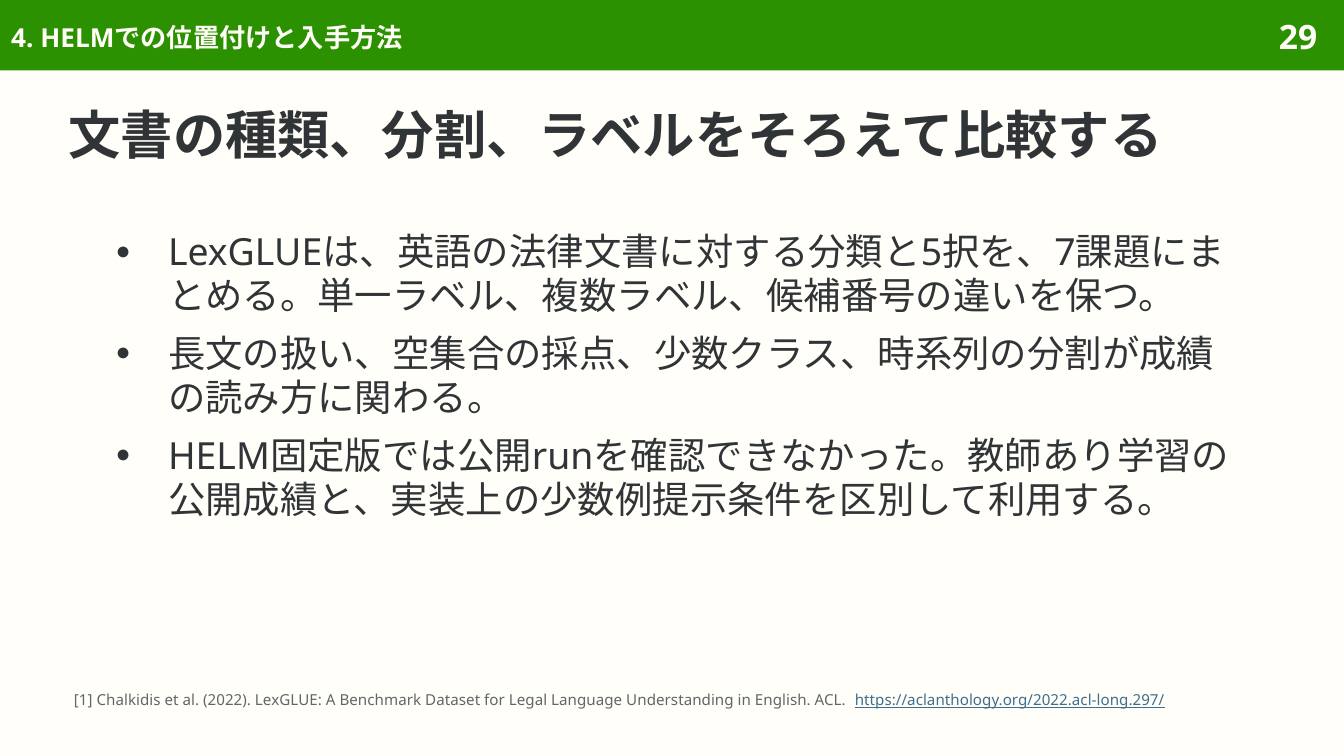
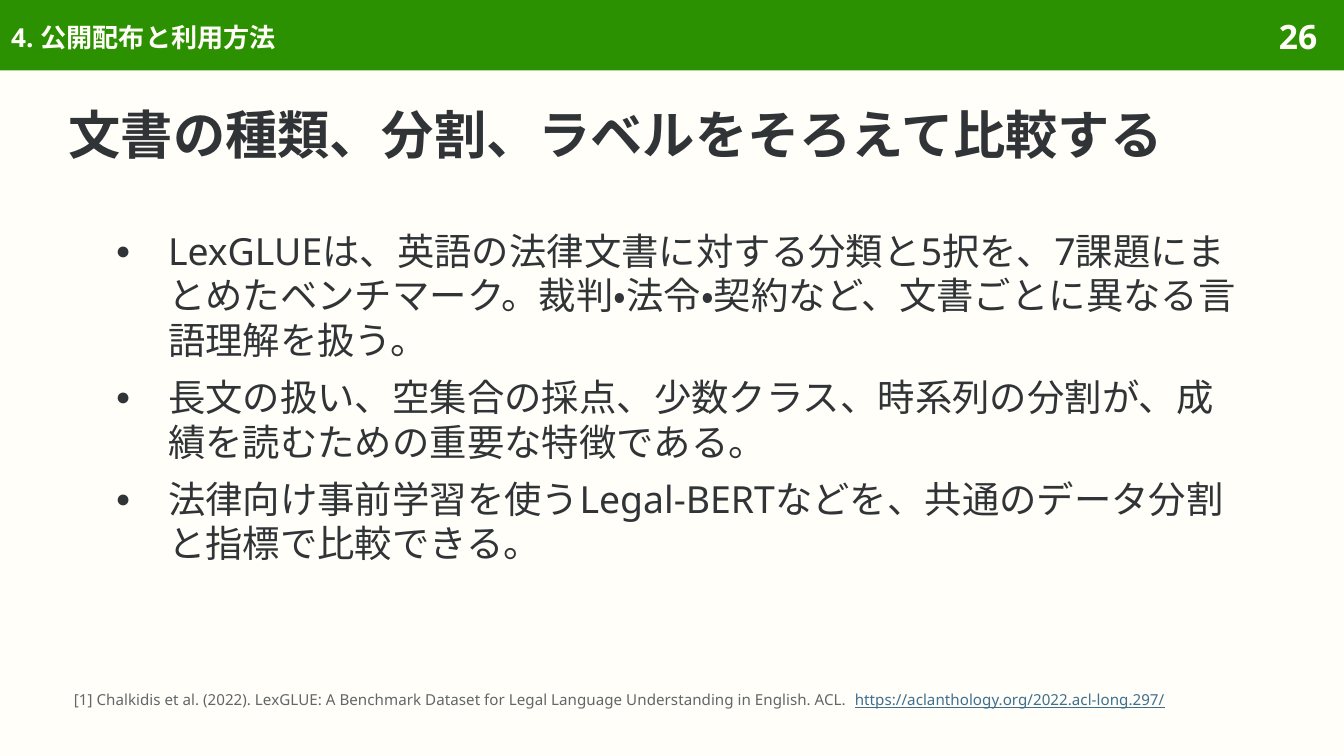
Before and after one commit to sasakiy84/datasets-in-10-minutes, a slide deck: slide 26 of slides/datasets-in-10-minutes-lexglue.pptx (slide 29 before the commit). Drawn at 1344x756 pixels with LibreOffice and Linux fonts; fonts in the diff are those of the drawing. Boxes give left, top, right and bottom in pixels: in the first picture for what was removed or moved away, otherwise in the second. Text is boxed around its words. In the diff, an @@ line names an element or a change of style, - is before the commit and + after.

```diff
--- a/slides/datasets-in-10-minutes-lexglue.pptx
+++ b/slides/datasets-in-10-minutes-lexglue.pptx
@@ title at (11, 24, 276, 50): text changed @@
-4. HELMでの位置付けと入手方法
+4. 公開配布と利用方法
@@ page number at (1279, 24, 1317, 50): text changed @@
-29
+26
@@ text at (168, 233, 1236, 560): text changed @@
-● LexGLUEは、英語の法律文書に対する分類と5択を、7課題にまとめる。単一ラベル、複数ラベル、候補番号の違いを保つ。
-● 長文の扱い、空集合の採点、少数クラス、時系列の分割が成績の読み方に関わる。
-● HELM固定版では公開runを確認できなかった。教師あり学習の公開成績と、実装上の少数例提示条件を区別して利用する。
+● LexGLUEは、英語の法律文書に対する分類と5択を、7課題にまとめたベンチマーク。裁判・法令・契約など、文書ごとに異なる言語理解を扱う。
+● 長文の扱い、空集合の採点、少数クラス、時系列の分割が、成績を読むための重要な特徴である。
+● 法律向け事前学習を使うLegal-BERTなどを、共通のデータ分割と指標で比較できる。
```
Also in this commit, not shown: 41 other slides changed, 8 slides removed, 44 other files.
